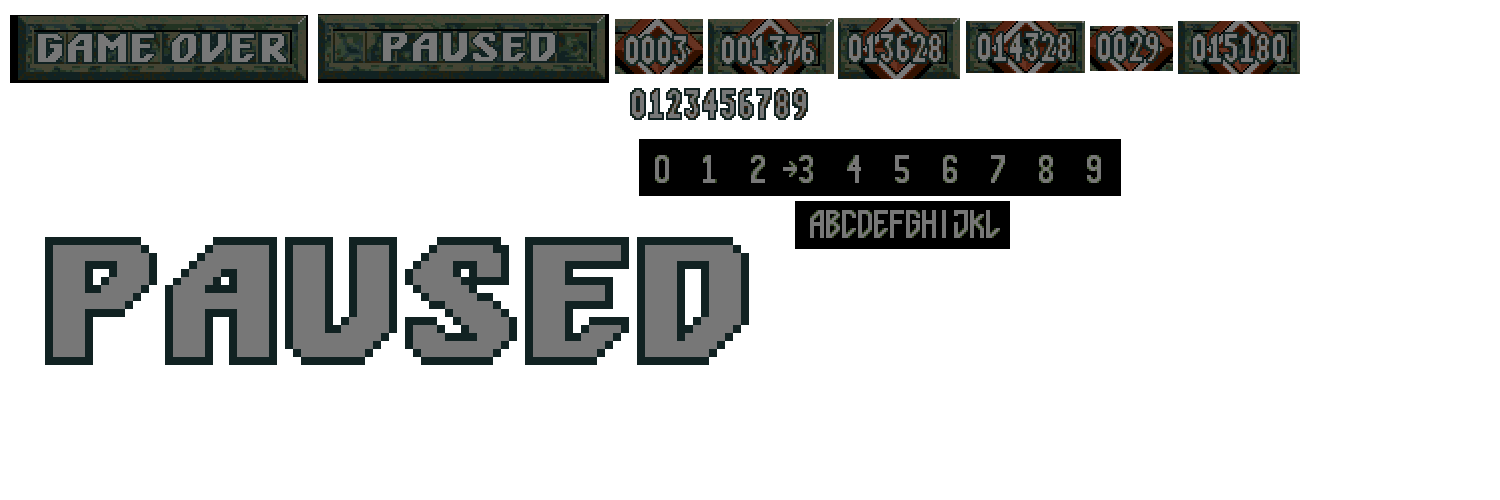
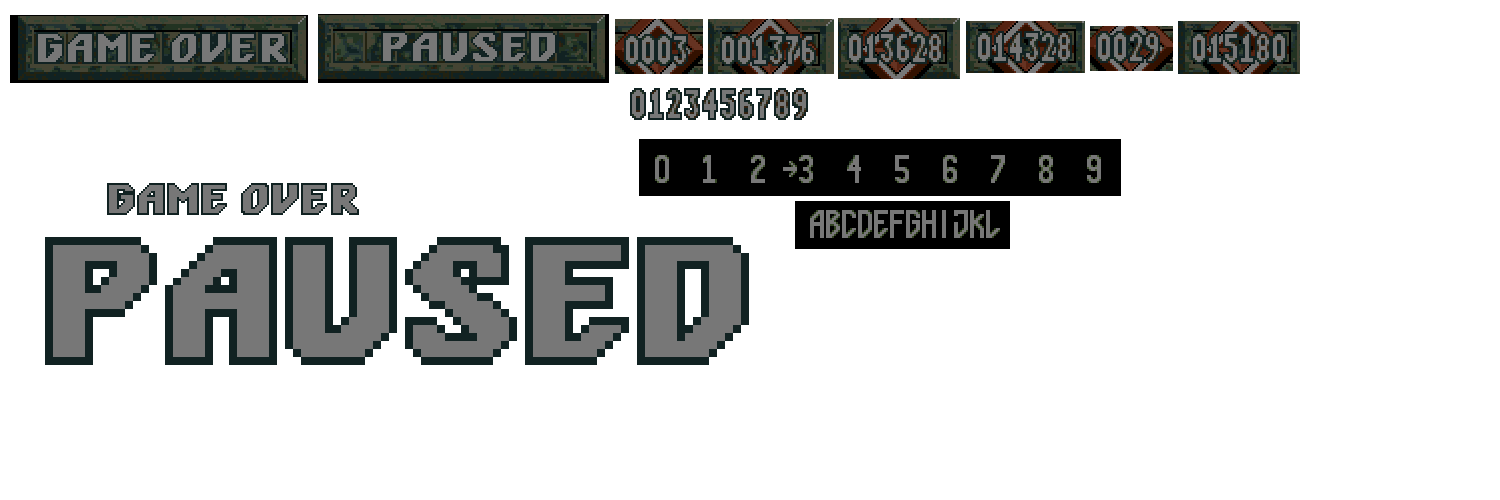
Revision of a layered 1500x500 image; what changed, layer by layer:
added layer "GAME OVER" above "game over pause" over [107, 183, 359, 215]
